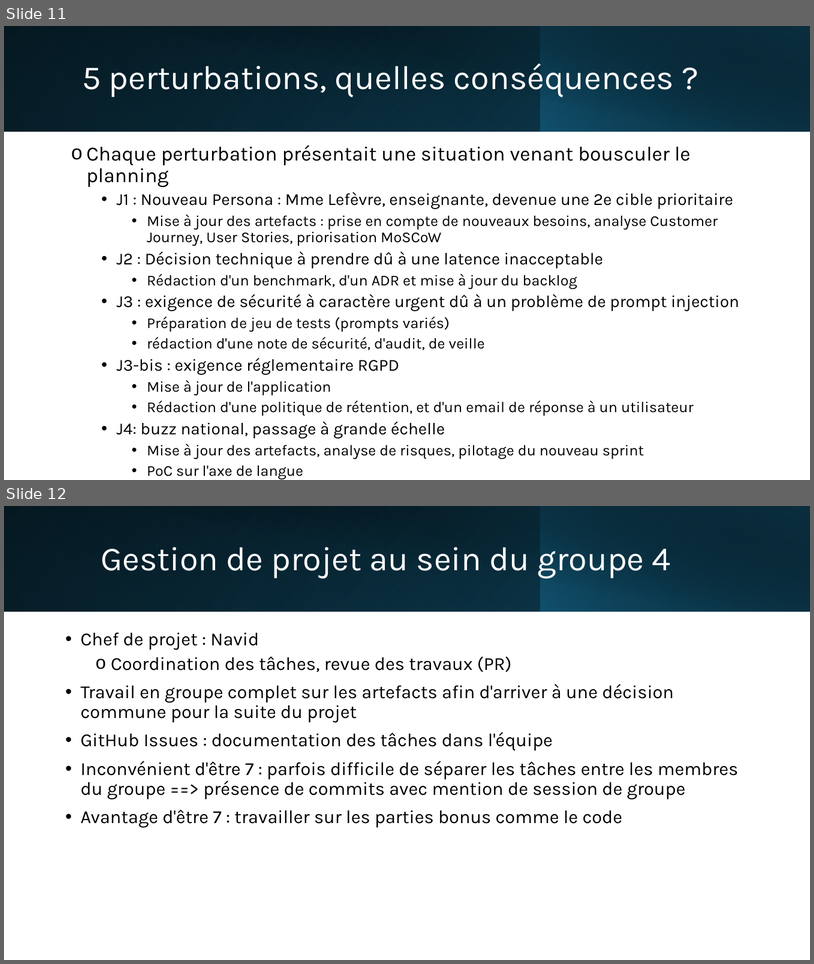
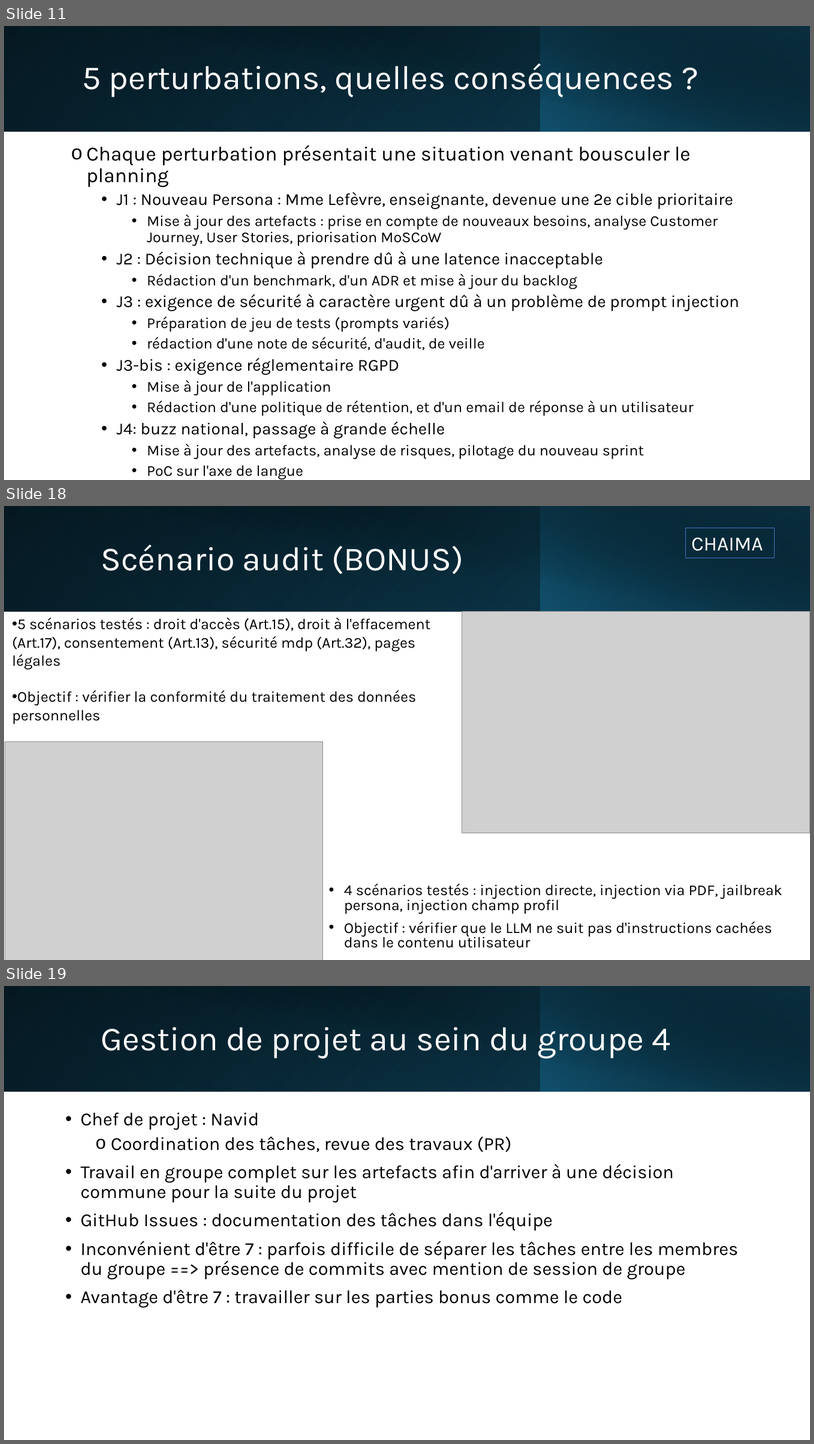
Before and after one commit to EQUIPE-4-APOCALIPSSI/IPSSI_APOCAL_KIT, a slide deck: docs/soutenance/Soutenance_EQUIPE-4_APOCALIPSSI.pptx. Shown one above the other, each under a label of ours: slides 11 and 12 before the commit, slides 11, 18 and 19 after it; the slides between them are not shown. The pictures are 814x964 and 814x1444 pixels, drawn with LibreOffice and Linux fonts; fonts in the diff are those of the drawing; grey boxes stand for pictures. Boxes give left, top, right and bottom in pixels: in the first picture for what was removed or moved away, otherwise in the second. Text is boxed around its words. In the diff, an @@ line names an element or a change of style, - is before the commit and + after.

```diff
--- a/docs/soutenance/Soutenance_EQUIPE-4_APOCALIPSSI.pptx
+++ b/docs/soutenance/Soutenance_EQUIPE-4_APOCALIPSSI.pptx
@@ slide 18 added at box(4, 506, 810, 960), background #FFFFFF @@
@@ rectangle added at box(4, 506, 810, 611), fill gradient #000000 to #104862 @@
@@ rectangle added at box(4, 506, 541, 611), fill gradient #156082 to #0B3041 @@
@@ rectangle added at box(34, 506, 810, 612), fill gradient #000000 to #0B3041 @@
@@ rectangle added at box(540, 506, 810, 611), fill gradient #156082 to #000000 @@
@@ rectangle added at box(686, 528, 776, 558), outline #4472C4 0.75 pt, 24 pt, text #FFFFFF @@
+CHAIMA
@@ title added at box(101, 544, 464, 574), 40 pt, text #FFFFFF @@
+Scénario audit (BONUS)
@@ picture added at box(462, 611, 810, 832) @@
@@ text added at box(12, 618, 431, 724), 18 pt, text #000000 @@
+• 5 scénarios testés : droit d'accès (Art.15), droit à l'effacement (Art.17), consentement (Art.13), sécurité mdp (Art.32), pages légales
+• Objectif : vérifier la conformité du traitement des données personnelles
@@ picture added at box(5, 742, 323, 960) @@
@@ text added at box(344, 883, 783, 948), 18 pt, text #000000 @@
+• 4 scénarios testés : injection directe, injection via PDF, jailbreak persona, injection champ profil
+• Objectif : vérifier que le LLM ne suit pas d'instructions cachées dans le contenu utilisateur
@@ what was slide 12 is now slide 19 @@
```
Also in this commit, not shown: 4 slides changed, 7 other slides added.
